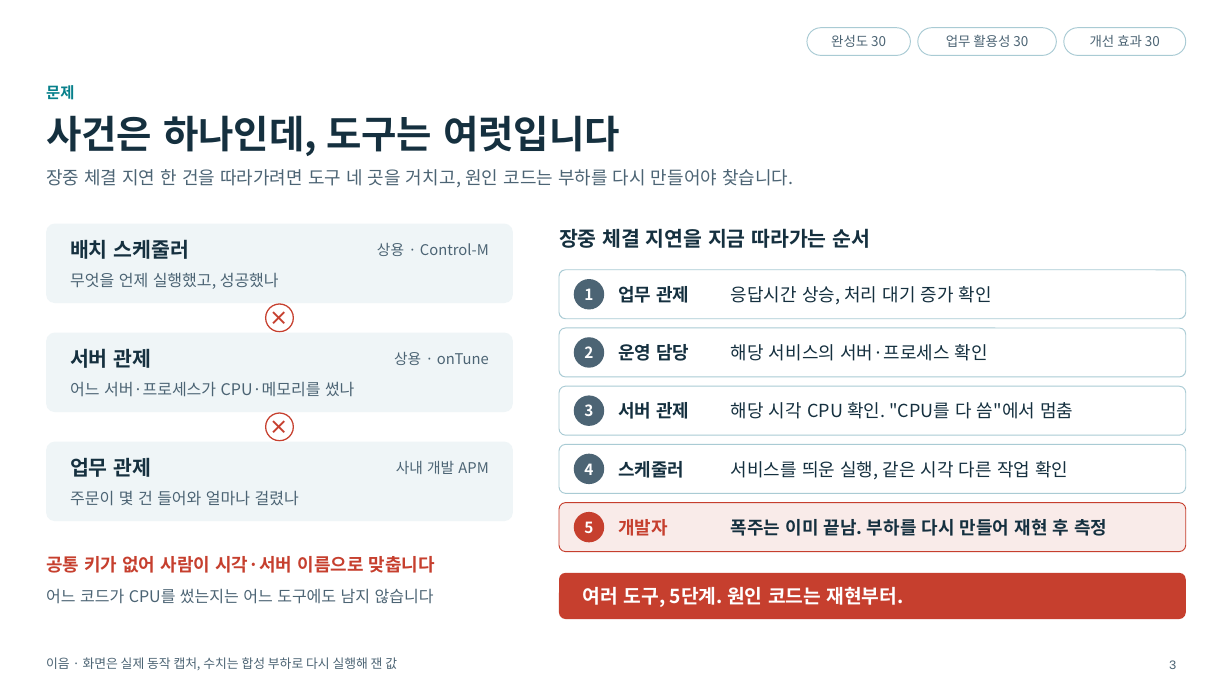
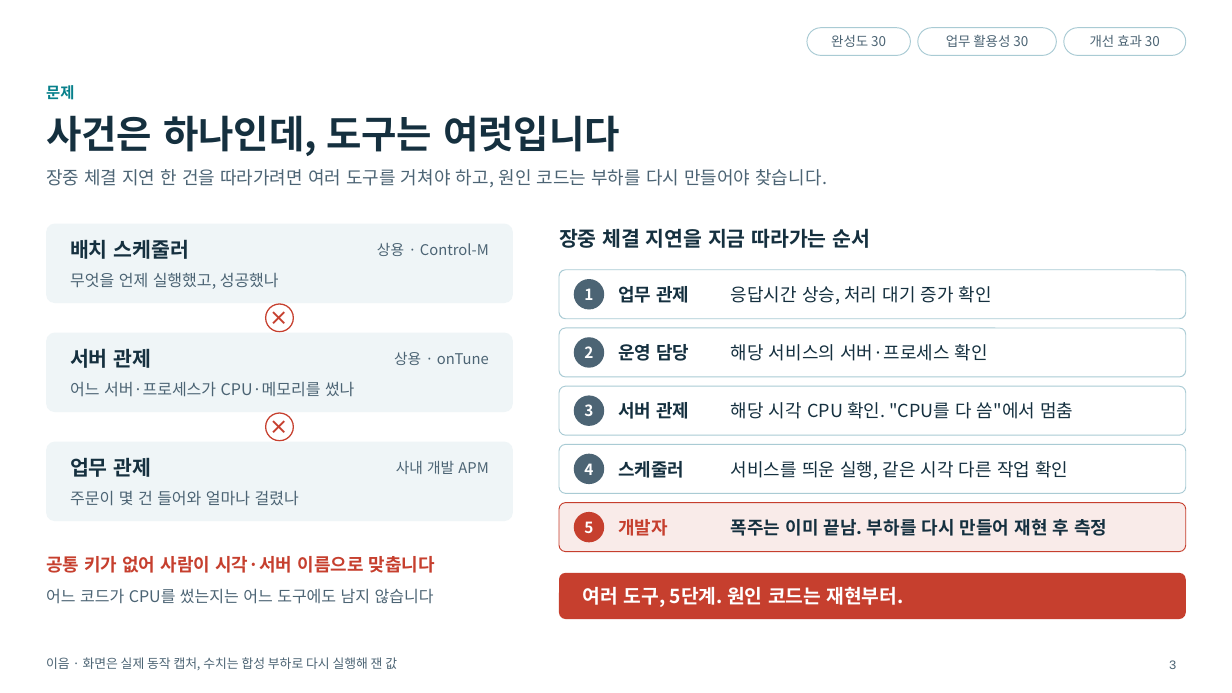
Before and after one commit to bulletgirls/contune, a slide deck: slide 3 of docs/submission/eum-presentation.pptx. Drawn at 1232x693 pixels with LibreOffice and Linux fonts; fonts in the diff are those of the drawing; background and template pictures are left out. Boxes give left, top, right and bottom in pixels: in the first picture for what was removed or moved away, otherwise in the second. Text is boxed around its words. In the diff, an @@ line names an element or a change of style, - is before the commit and + after.

```diff
--- a/docs/submission/eum-presentation.pptx
+++ b/docs/submission/eum-presentation.pptx
@@ text at <box>46,169,827,187</box>: text changed @@
-장중 체결 지연 한 건을 따라가려면 도구 네 곳을 거치고, 원인 코드는 부하를 다시 만들어야 찾습니다.
+장중 체결 지연 한 건을 따라가려면 여러 도구를 거쳐야 하고, 원인 코드는 부하를 다시 만들어야 찾습니다.
```
Also in this commit, not shown: 13 other slides changed, 8 other files.
